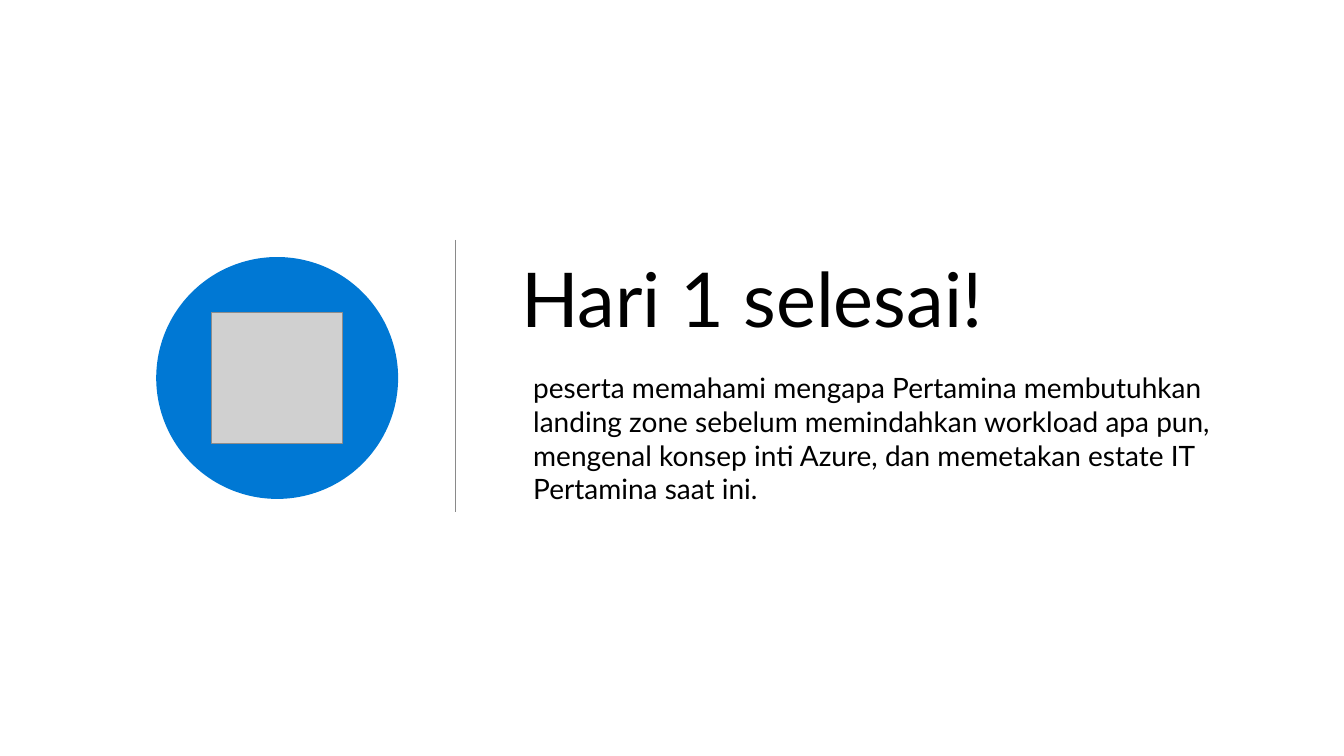
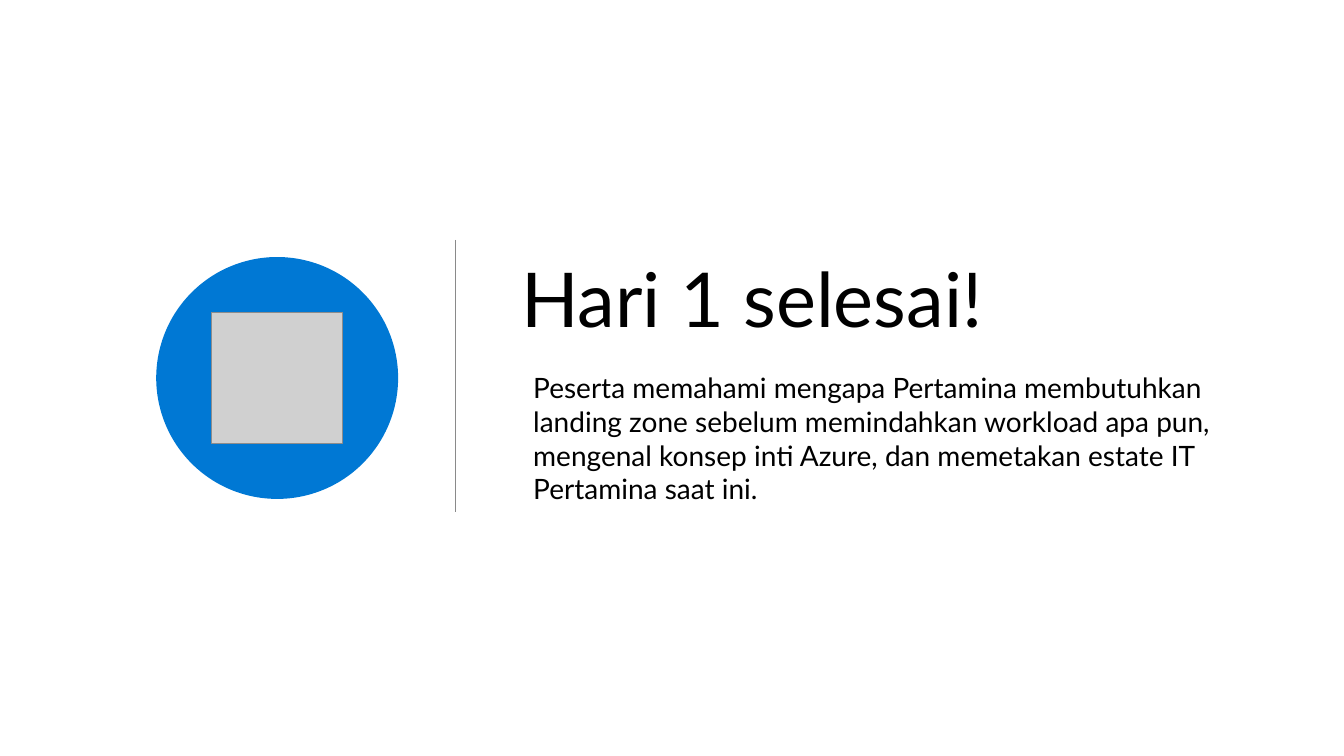
Before and after one commit to medisa-aris/azure-landing-zone-training, a slide deck: slide 61 of slides/pptx/slide_day01_why-and-what.pptx. Drawn at 1344x756 pixels with LibreOffice and Linux fonts; fonts in the diff are those of the drawing; grey boxes stand for pictures; background and template pictures are left out. Boxes give left, top, right and bottom in pixels: in the first picture for what was removed or moved away, otherwise in the second. Text is boxed around its words. In the diff, an @@ line names an element or a change of style, - is before the commit and + after.

```diff
--- a/slides/pptx/slide_day01_why-and-what.pptx
+++ b/slides/pptx/slide_day01_why-and-what.pptx
@@ text at (533,377,1209,500): text changed @@
-peserta memahami mengapa Pertamina membutuhkan landing zone sebelum memindahkan workload apa pun, mengenal konsep inti Azure, dan memetakan estate IT Pertamina saat ini.
+Peserta memahami mengapa Pertamina membutuhkan landing zone sebelum memindahkan workload apa pun, mengenal konsep inti Azure, dan memetakan estate IT Pertamina saat ini.
```
Also in this commit, not shown: 3 other slides changed, 5 other files.
